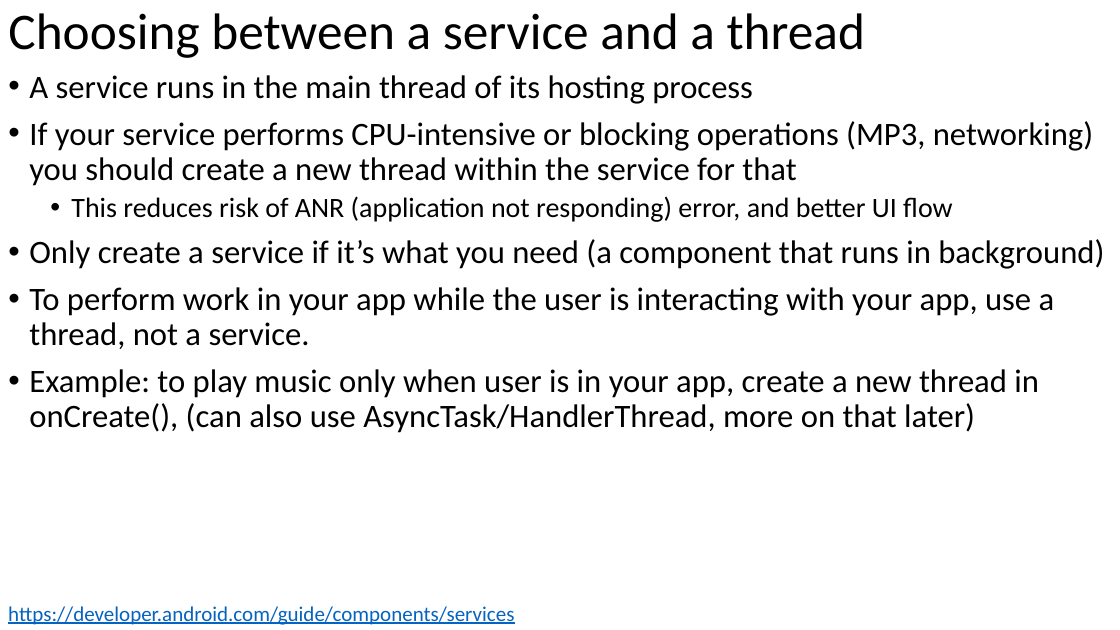
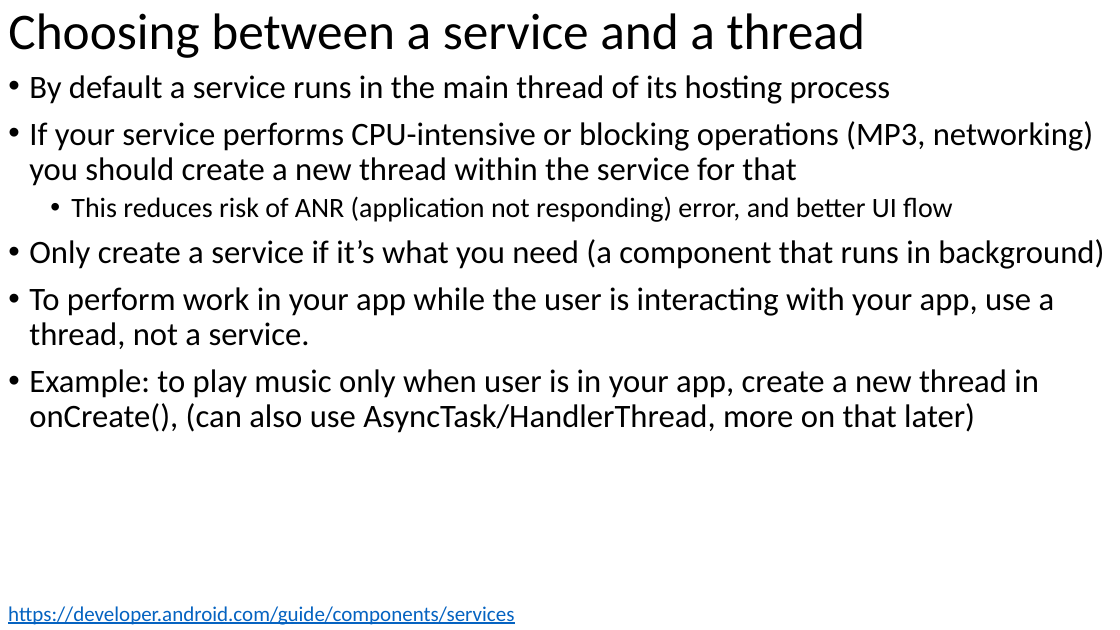
Before and after one commit to russellu/cs230, a slide deck: slide 4 of Lecture_08.pptx (slide 3 before the commit). Drawn at 1120x630 pixels with LibreOffice and Linux fonts; fonts in the diff are those of the drawing. Boxes give left, top, right and bottom in pixels: in the first picture for what was removed or moved away, otherwise in the second. Text is boxed around its words. In the diff, an @@ line names an element or a change of style, - is before the commit and + after.

```diff
--- a/Lecture_08.pptx
+++ b/Lecture_08.pptx
@@ text at bbox=[29, 75, 891, 104]: text changed @@
-• A service runs in the main thread of its hosting process
+• By default a service runs in the main thread of its hosting process
```
Also in this commit, not shown: 5 other slides changed, 5 slides added, 1 slide removed.
